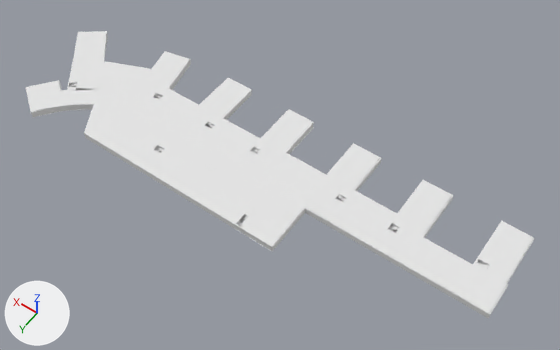
The Blender file Assets/Models/oett_4_for_unity.blend as it was, and as the next commit left it.
Both versions are drawn from a camera (50 mm lens) standing at (-150.0, 149.0, 233.0) and looking at (-43.0, 0.0, -2.0). The axes (+X, +Y, +Z) are drawn at lower left. The lights are the same throughout.

The first picture shows 'Ceiling', 'Stairs_8', 'Walls'.
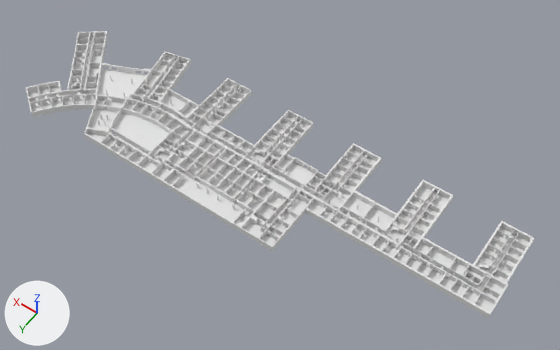
Changed parts and their boxes (x1, y1, x2, y2) in the pictures (560 x 350 px; the box of a moved part takes in the faces that stretch with it):
'Ceiling', hidden
    before: (26, 31, 534, 313)
part 1 of me_plane_012, moved or reshaped
    before: (236, 216, 248, 226)
    after: (235, 216, 248, 226)
'Walls', unchanged, uncovered by the edit
    both: (26, 31, 534, 318)
'Floor', unchanged, uncovered by the edit
    before: (28, 56, 397, 251)
    after: (29, 37, 529, 312)
'Door_Tops2', unchanged, uncovered by the edit
    after: (34, 35, 316, 230)

The change, as a list of edits to the scene's bpy script:
```text
Change me_plane_012:
    where me_plane_012.from_pydata(...)  # 144 vertices, 128 faces; spans x -1.85..3.64, y -1.48..1.81, z 0.0..2.58
    used by ob_stairs_8; location = (-45.8, 26.5, 0.0); rotation_euler = (0.0, 0.0, 4.712), in degrees (0, 0, 270); scale = (-1.0, 1.0, 1.0)
    remove me_plane_012.materials.append(mat_wallmaterial_004)  # white #e7e7e7
    me_plane_012 part 1: the loose piece of 132 vertices spanning x -1.85..3.64, y -1.48..1.63, z 0.0..2.58 is multiplied about its middle by the matrix ((0.0, 1.0, 0.0), (1.0, 0.0, 0.0), (0.0, 0.0, 1.0)), then moved by (-46.61, 27.33, 0.0), in mat_wallmaterial (white #e7e7e7)
    add me_plane_012.materials.append(mat_wallmaterial)  # white #e7e7e7
Change ob_ceiling:
    add ob_ceiling.hide_viewport = True
```
